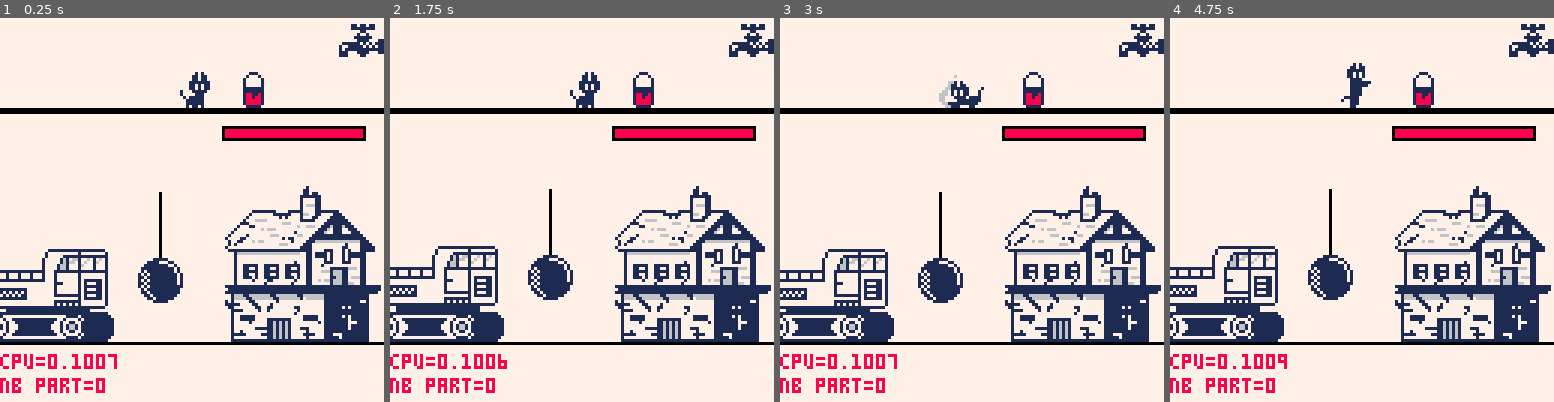
Above: before the commit, frames 1-4 (left to right).
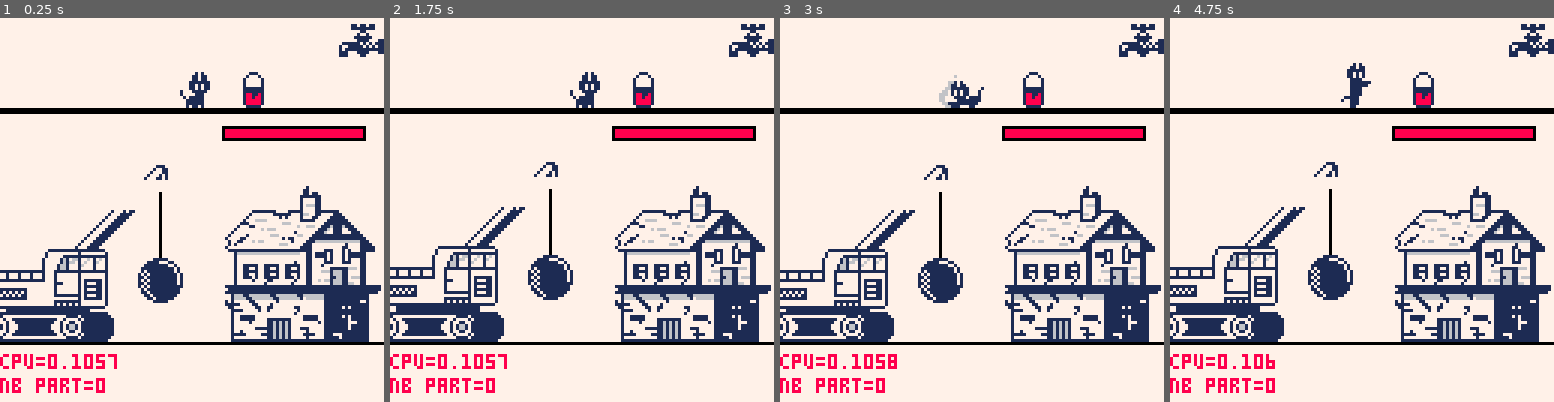
Above: after the commit, the same moments.

Repository: Arche-san/retrocat
Game: PICO-8 cartridge retrocat.p8
Two runs of this game, one before a commit and one after it. Both use one fixed random seed, a clock stepped at 60 frames per second and the inputs below.
Inputs:
- Up to frame 1 (0.25 s): no input
- Up to frame 2 (1.75 s): tap O (Z key) at 0.33, 0.7, 1.43 s; tap X (X key) at 1.07 s
- Up to frame 3 (3 s): hold Left 1.97-2.37 s; tap X (X key) at 2.07, 2.4, 2.73 s; tap O (Z key) at 2.22 s; hold Right from 2.87 s (still down)
- Up to frame 4 (4.75 s): tap X (X key) every 0.33 s from 3.07 to 4.73 s; tap O (Z key) at 3.1, 3.98 s; release Right at 3.53 s; hold Right 4.13-4.53 s

The runs differ from the first frame. In frame 1, 0.5% of the frame differs, in the area x 19-44%, y 38-91%; in frame 2, 0.6%; in frame 3, 0.5%; in frame 4, 0.6%, in the area x 19-44%, y 37-92%.

Commit message:
demolisher arm : firsts tests

Diff:
--- a/retrocat.p8
+++ b/retrocat.p8
@@ -394,6 +394,10 @@
  sspr(0, 117, 48, 1, d.x-16, d.y-12)
  sspr(0, 117, 48, 11, d.x-16, d.y-11)
 
+ -- arm
+ local arm_x = d.x + 15
+ local arm_y = d.y - 33 + d.shake_offset
+ demolisher_draw_arm(arm_x, arm_y)
 
  -- cannon line
  local ball_line_x = d.x + 43
@@ -411,6 +415,13 @@
  -- rect(cx_start, cy_start, cx_end, cy_end, 11)
 
  --print(d.state, 0, 0)
+end
+
+function demolisher_draw_arm(x,y)
+ for i=0,11 do
+  sspr(88,30,9,2,x+i,y-i)
+ end
+ sspr(88,25,10,5,x+21,y-26)
 end
 
 function demolisher_idle(d)
Not shown, changed: 73 lines of the sprite sheet (__gfx__) section of retrocat.p8
